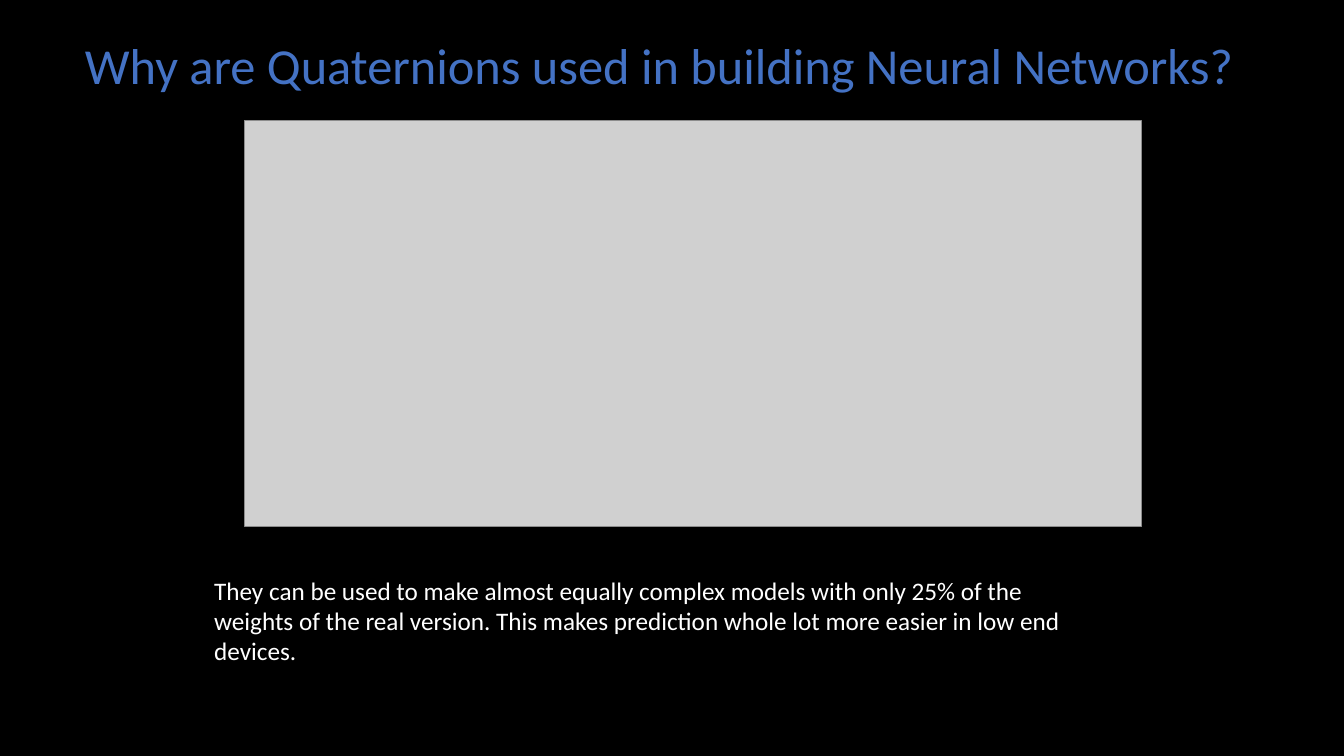
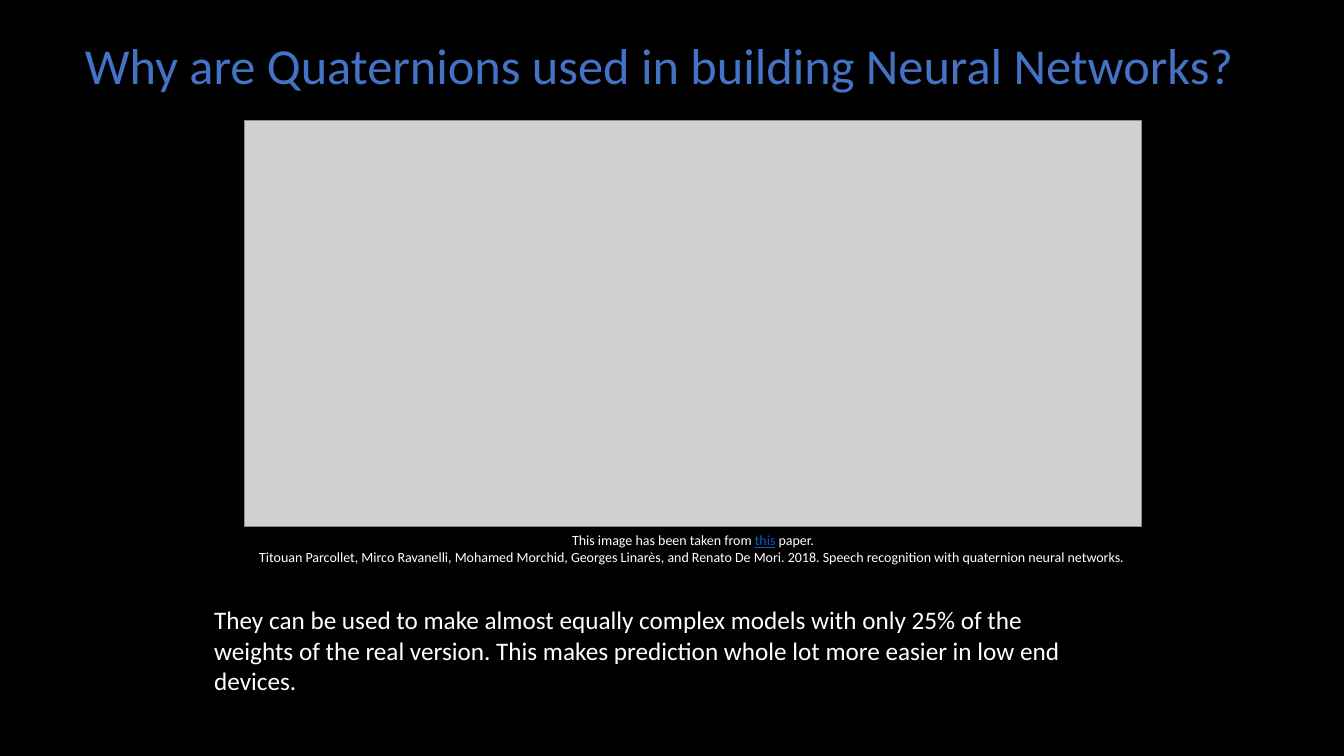
Before and after one commit to smlab-niser/23cs460, a slide deck: slide 3 of projects/group2/mid_slide.pptx. Drawn at 1344x756 pixels with LibreOffice and Linux fonts; fonts in the diff are those of the drawing; grey boxes stand for pictures. Boxes give left, top, right and bottom in pixels: in the first picture for what was removed or moved away, otherwise in the second. Text is boxed around its words. In the diff, an @@ line names an element or a change of style, - is before the commit and + after.

Commit message:
adding references to slides

```diff
--- a/projects/group2/mid_slide.pptx
+++ b/projects/group2/mid_slide.pptx
@@ text added at (259, 535, 1124, 565), 10 pt, text #FFFFFF @@
+This image has been taken from this paper.
+Titouan Parcollet, Mirco Ravanelli, Mohamed Morchid, Georges Linarès, and Renato De Mori. 2018. Speech recognition with quaternion neural networks.
@@ text "They can be used to ...": place and size @@
-text "They can be used to ..." at (214, 582, 1059, 661)
+text "They can be used to ..." at (214, 611, 1059, 691)
```
Also in this commit, not shown: 2 other files.
